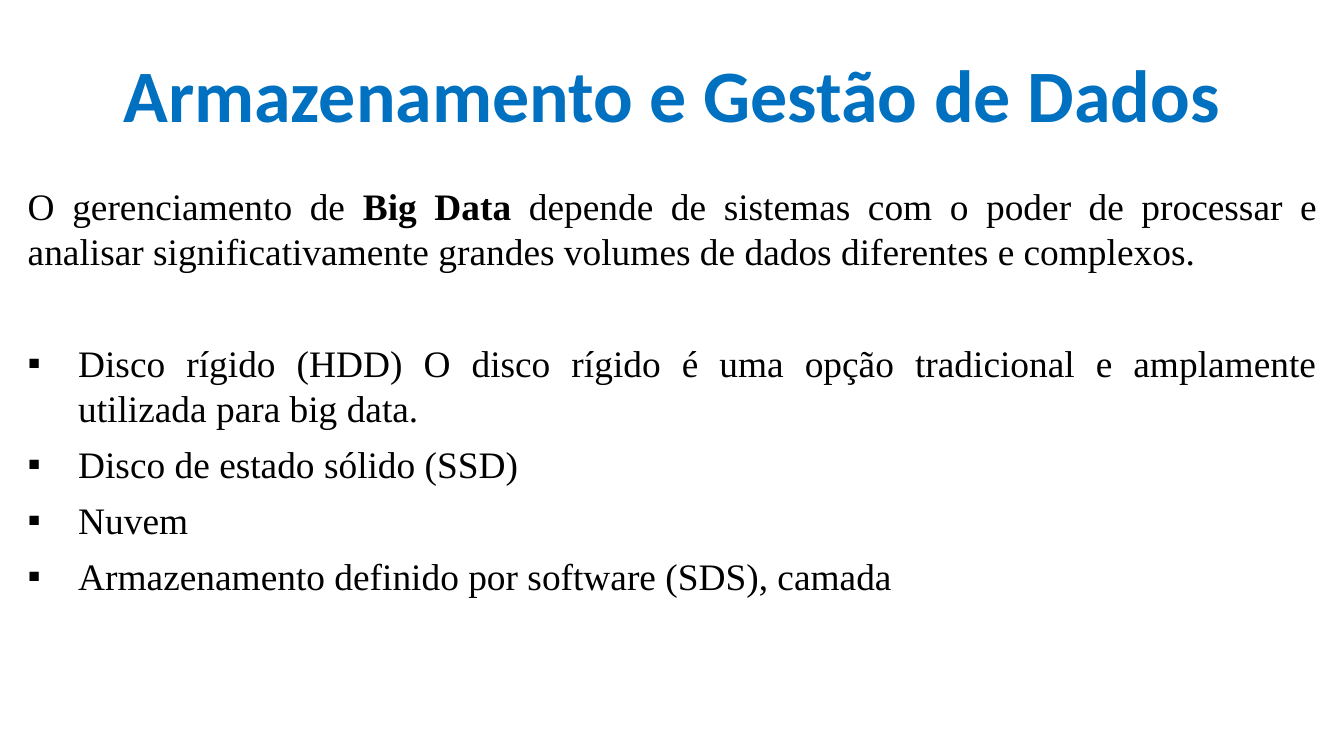
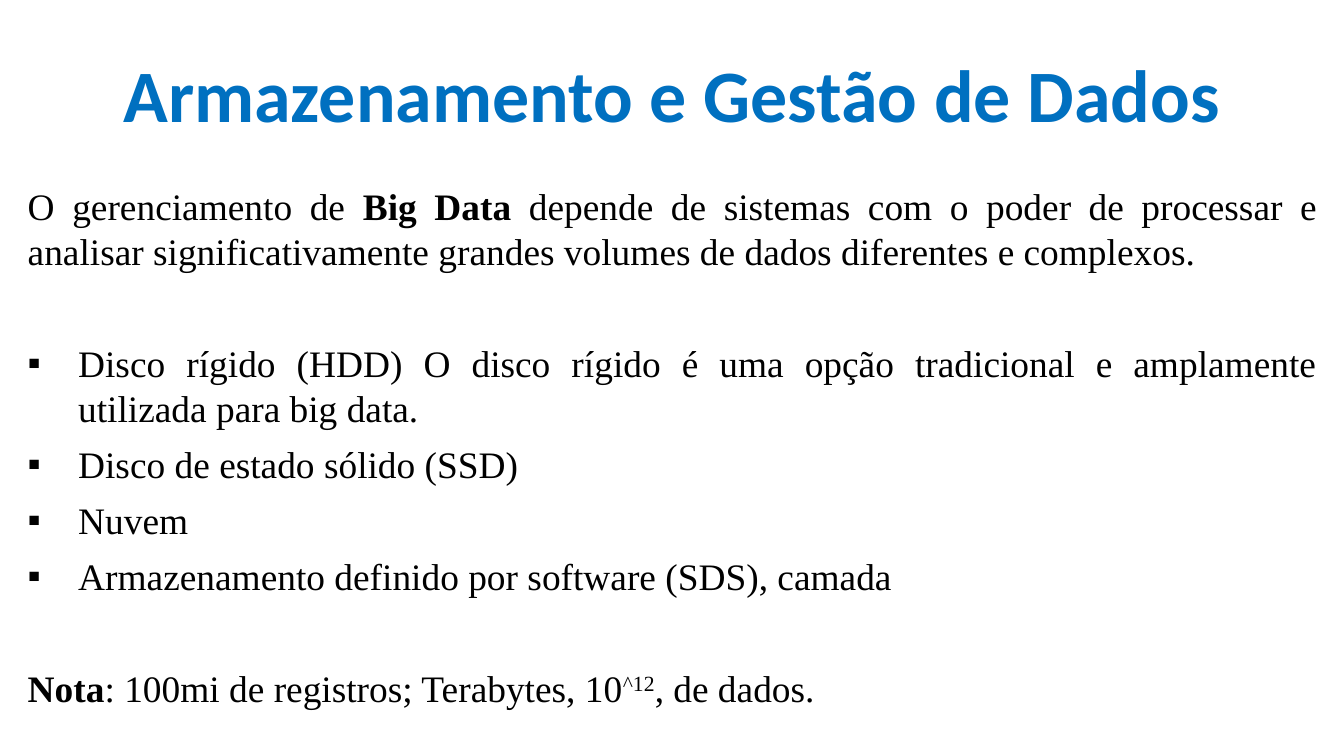
Before and after one commit to CloudEducationBrazil/WydenPythonBigData, a slide deck: slide 3 of 01 Classes/Aula 02 - Python Big Data.pptx. Drawn at 1344x756 pixels with LibreOffice and Linux fonts; fonts in the diff are those of the drawing; background and template pictures are left out. Boxes give left, top, right and bottom in pixels: in the first picture for what was removed or moved away, otherwise in the second. Text is boxed around its words. In the diff, an @@ line names an element or a change of style, - is before the commit and + after.

```diff
--- a/01 Classes/Aula 02 - Python Big Data.pptx
+++ b/01 Classes/Aula 02 - Python Big Data.pptx
@@ text at (28,676,815,709): paragraph added @@
+Nota: 100mi de registros; Terabytes, 10^12, de dados.
```
Also in this commit, not shown: 3 slides added, 29 other files.
